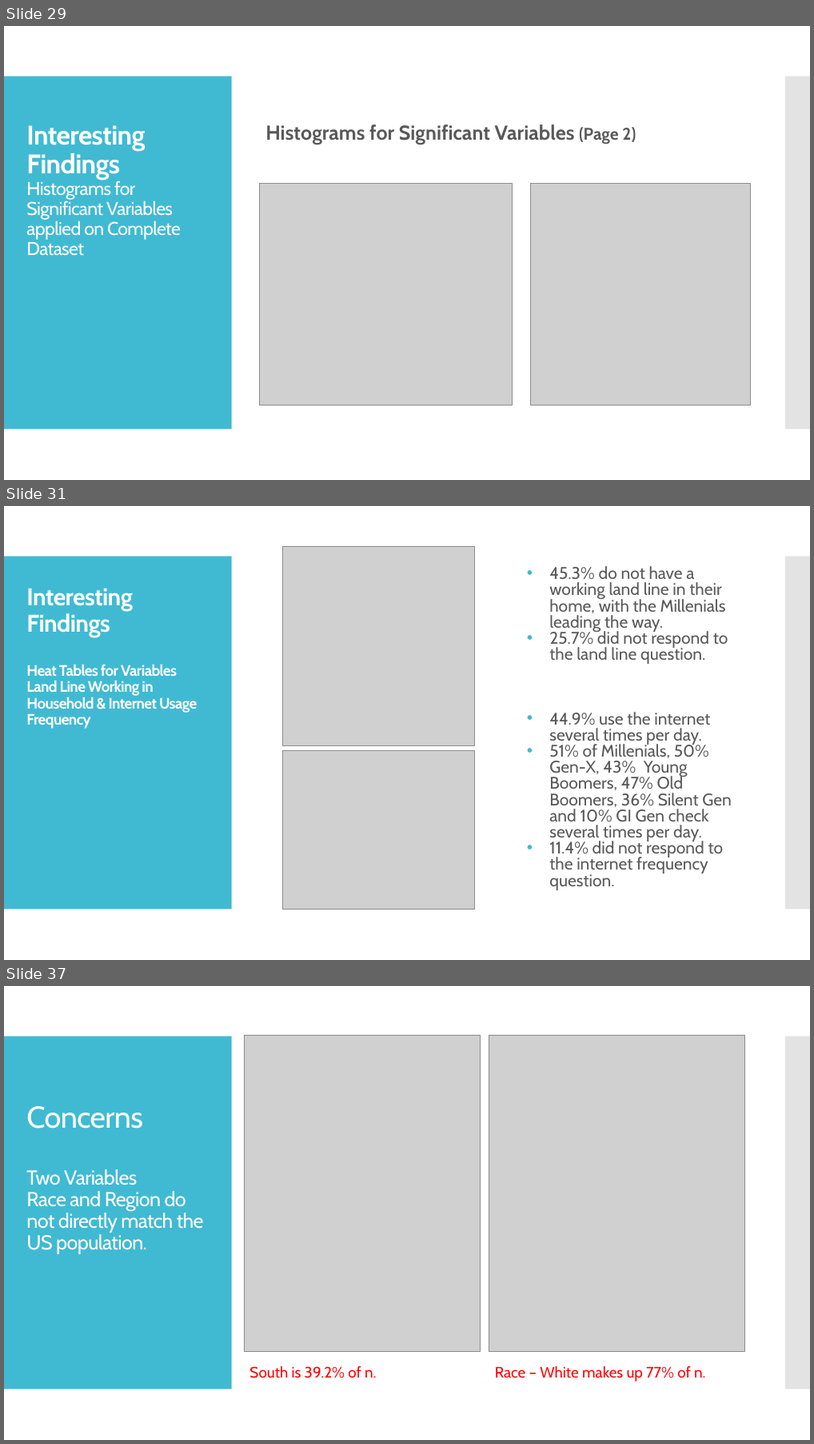
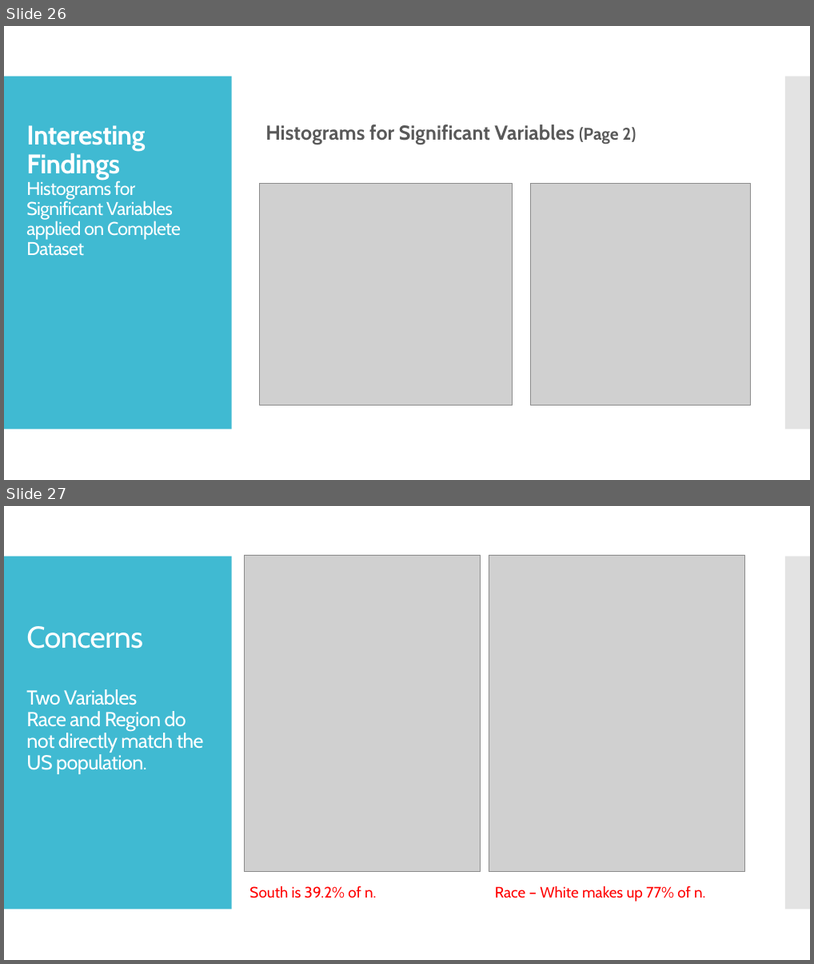
Before and after one commit to austintoller/Final-Capstone-Project, a slide deck: Capstone_Final_Report_Cybersecurity.pptx. Shown one above the other, each under a label of ours: slides 29, 31 and 37 before the commit, slides 26 and 27 after it; the slides between them are not shown. The pictures are 814x1444 and 814x964 pixels, drawn with LibreOffice and Linux fonts; fonts in the diff are those of the drawing; grey boxes stand for pictures. Boxes give left, top, right and bottom in pixels: in the first picture for what was removed or moved away, otherwise in the second. Text is boxed around its words. In the diff, an @@ line names an element or a change of style, - is before the commit and + after.

```diff
--- a/Capstone_Final_Report_Cybersecurity.pptx
+++ b/Capstone_Final_Report_Cybersecurity.pptx
@@ slide 31 removed at box(4, 506, 810, 960), background #FFFFFF; not listed: 2 template elements that a slide beside it also shows @@
@@ picture removed at box(283, 547, 474, 745) @@
@@ text removed at box(550, 566, 732, 890) @@
-• 45.3% do not have a working land line in their home, with the Millenials leading the way.
-• 25.7% did not respond to the land line question.
-• 44.9% use the internet several times per day.
-• 51% of Millenials, 50% Gen-X, 43% Young Boomers, 47% Old Boomers, 36% Silent Gen and 10% GI Gen check several times per day.
-• 11.4% did not respond to the internet frequency question.
@@ title removed at box(26, 588, 197, 728) @@
-Interesting Findings
-Heat Tables for Variables
-Land Line Working in Household & Internet Usage Frequency
@@ picture removed at box(283, 751, 474, 908) @@
@@ what was slide 29 is now slide 26 @@
@@ what was slide 37 is now slide 27 @@
```
Also in this commit, not shown: 1 slide changed, 9 other slides removed, 2 other files.
